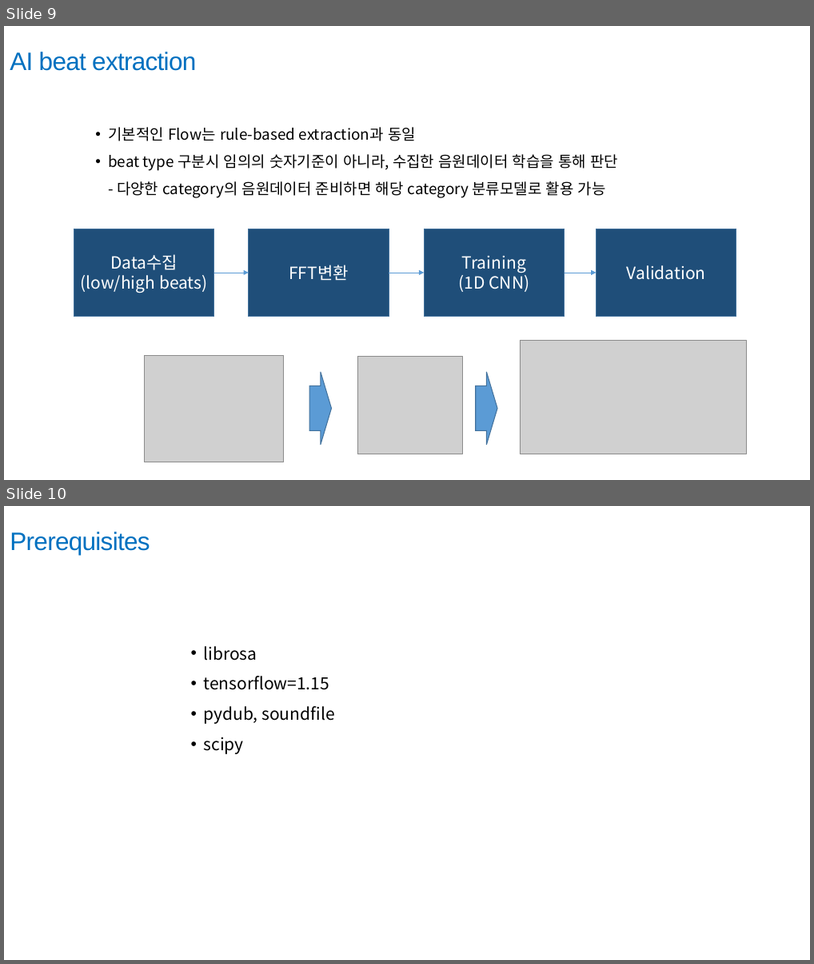
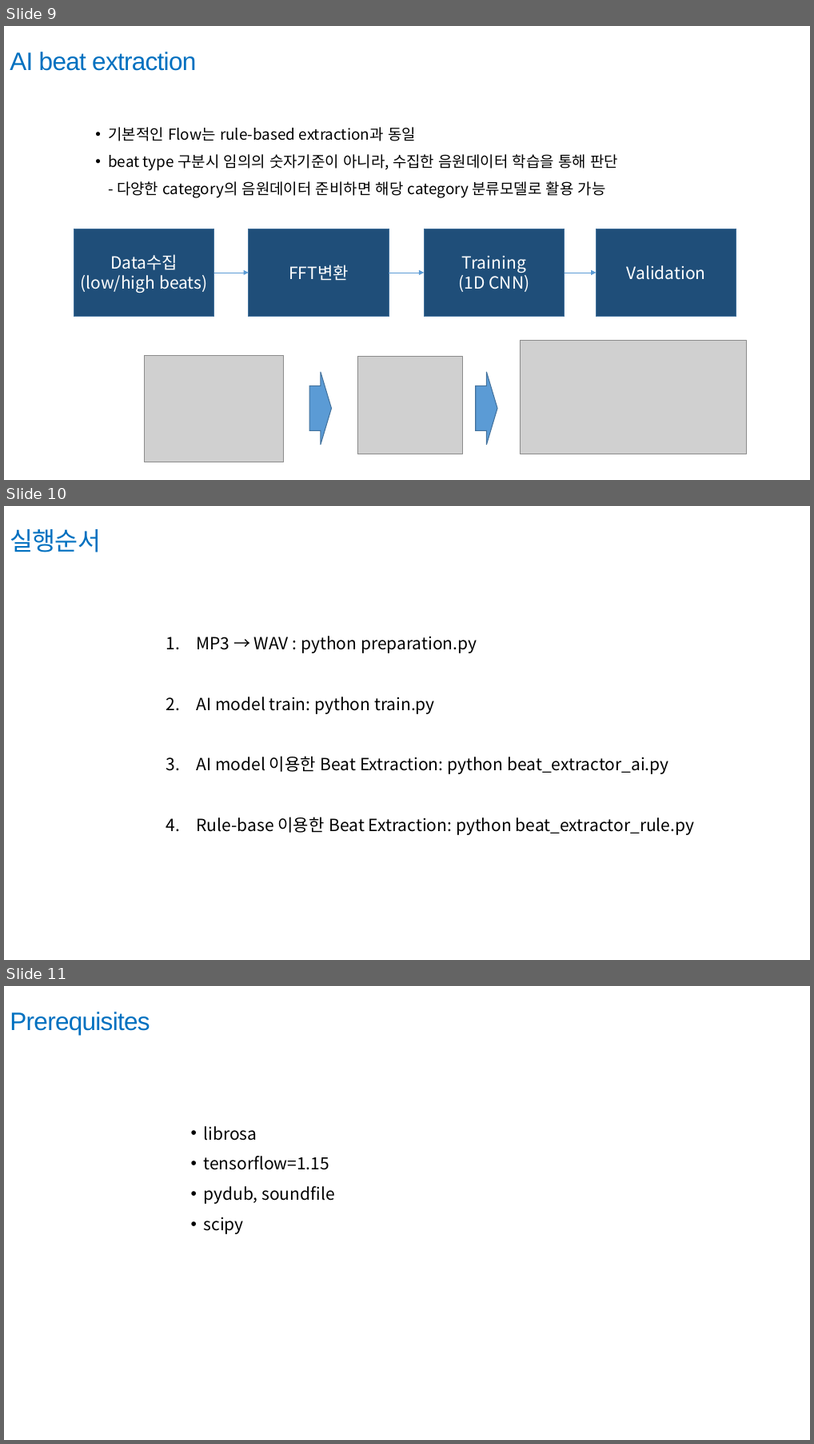
Before and after one commit to dabdab7946/sound_beat_extraction, a slide deck: Sound Beat추출 및 fft분석 AI.pptx. Shown one above the other, each under a label of ours: slides 9 and 10 before the commit, slides 9, 10 and 11 after it. The pictures are 814x964 and 814x1444 pixels, drawn with LibreOffice and Linux fonts; fonts in the diff are those of the drawing; grey boxes stand for pictures. Boxes give left, top, right and bottom in pixels: in the first picture for what was removed or moved away, otherwise in the second. Text is boxed around its words. In the diff, an @@ line names an element or a change of style, - is before the commit and + after.

```diff
--- a/Sound Beat추출 및 fft분석 AI.pptx
+++ b/Sound Beat추출 및 fft분석 AI.pptx
@@ slide 10 added at [4, 506, 810, 960], background #FFFFFF @@
@@ text added at [10, 529, 101, 552], 30 pt, text #0070C0 @@
+실행순서
@@ text added at [196, 636, 694, 835], 20 pt, text #000000 @@
+1. MP3 → WAV : python preparation.py
+2. AI model train: python train.py
+3. AI model 이용한 Beat Extraction: python beat_extractor_ai.py
+4. Rule-base 이용한 Beat Extraction: python beat_extractor_rule.py
@@ what was slide 10 is now slide 11 @@
```
Also in this commit, not shown: 4 other files.
